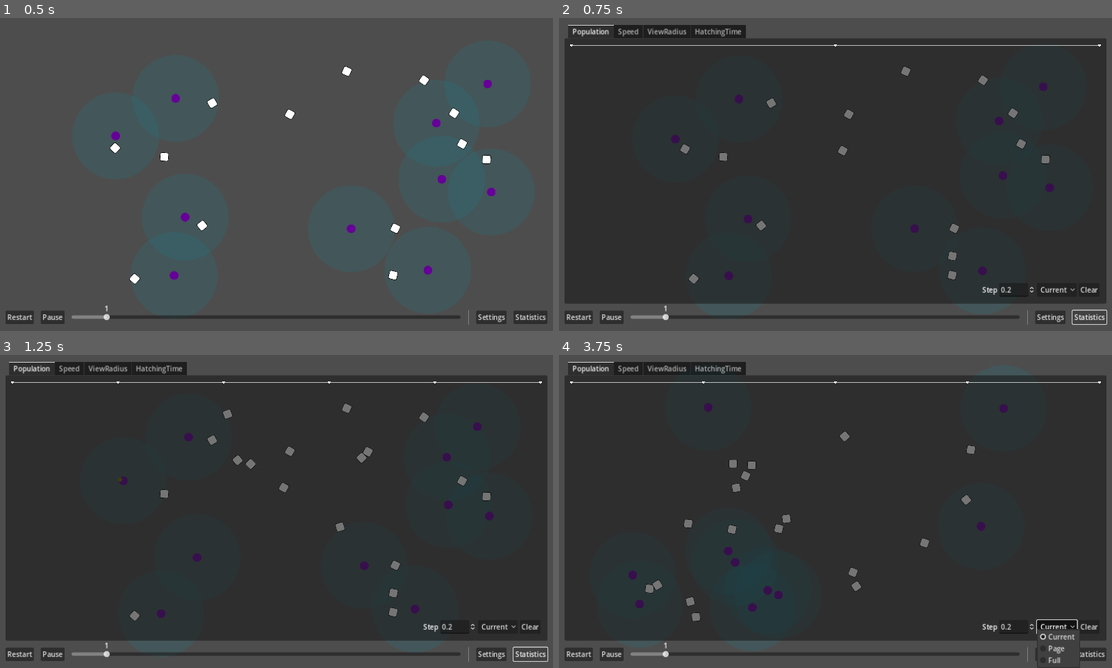
Above: before the commit, frames 1-4 (two rows, left to right).
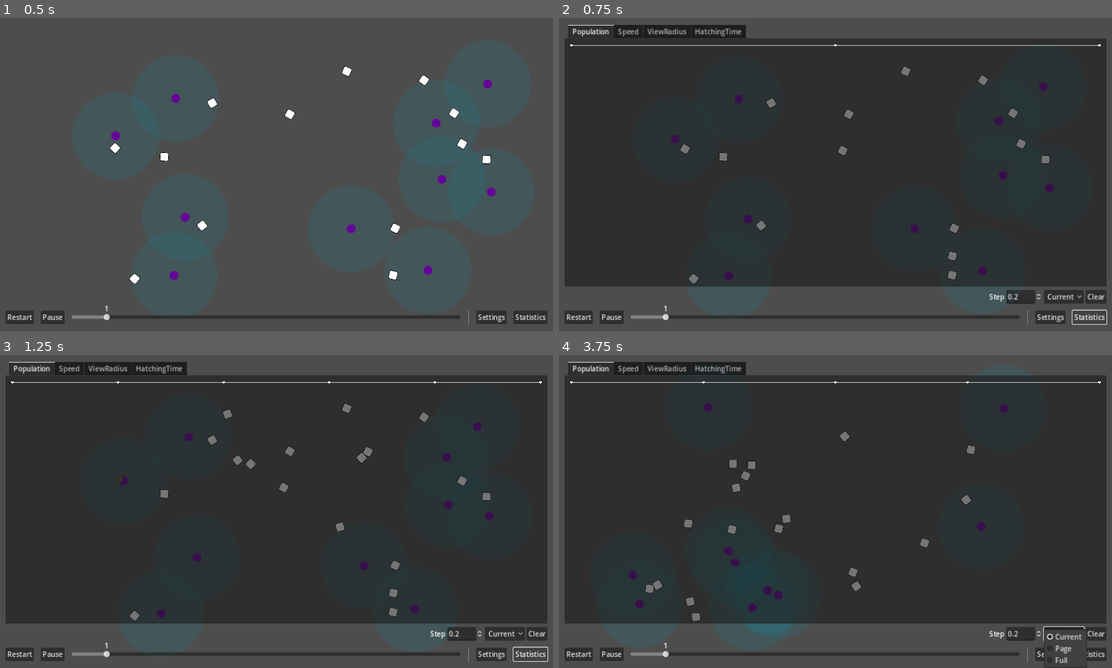
Above: after the commit, the same moments.

Repository: wivest/Natural-Selection
Game: Godot game, scene res://main.tscn
Same seed, same stepped clock (60 frames per second), same inputs: the game is played once before the commit and once after it.
Inputs:
- Up to frame 1 (0.5 s): no input
- Up to frame 2 (0.75 s): click "Statistics" at 0.5 s
- Up to frame 3 (1.25 s): no input
- Up to frame 4 (3.75 s): click "Restart" at 1.25 s; click "Restart" at 2 s; click "Restart" at 2.75 s; click "Current" at 3.5 s

Frame 1 is identical in both runs. In frame 2, 4.7% of the frame differs, in the area x 1-99%, y 85-92%; in frame 3, 4.7%; in frame 4, 4.9%, in the area x 1-99%, y 84-100%.

Commit message:
refactor: make parameters common for all scenes

Diff:
--- a/ui/tabs/statistics/statistics.tscn
+++ b/ui/tabs/statistics/statistics.tscn
@@ -19,34 +19,33 @@
 [sub_resource type="Resource" id="Resource_13tpy"]
 script = ExtResource("6_uwi8f")
 
-[node name="Statistics" type="TabContainer"]
+[node name="Statistics" type="VBoxContainer"]
 anchors_preset = 15
 anchor_right = 1.0
 anchor_bottom = 1.0
 grow_horizontal = 2
 grow_vertical = 2
+theme_override_constants/separation = 8
 
-[node name="Population" type="MarginContainer" parent="."]
+[node name="Tabs" type="TabContainer" parent="."]
+layout_mode = 2
+size_flags_vertical = 3
+
+[node name="Population" type="MarginContainer" parent="Tabs"]
 layout_mode = 2
 theme_override_constants/margin_left = 16
 theme_override_constants/margin_top = 16
 theme_override_constants/margin_right = 16
 theme_override_constants/margin_bottom = 16
 
-[node name="VBoxContainer" type="VBoxContainer" parent="Population"]
-layout_mode = 2
-
-[node name="Chart" type="Control" parent="Population/VBoxContainer" node_paths=PackedStringArray("parameters")]
+[node name="Chart" type="Control" parent="Tabs/Population" node_paths=PackedStringArray("parameters")]
 layout_mode = 2
 size_flags_vertical = 3
 script = ExtResource("1_3uxui")
 getter = SubResource("Resource_xb0yr")
-parameters = NodePath("../Parameters")
+parameters = NodePath("../../../Parameters")
 
-[node name="Parameters" parent="Population/VBoxContainer" instance=ExtResource("3_eb8hw")]
-layout_mode = 2
-
-[node name="Speed" type="MarginContainer" parent="."]
+[node name="Speed" type="MarginContainer" parent="Tabs"]
 visible = false
 layout_mode = 2
 theme_override_constants/margin_left = 16
@@ -54,24 +53,14 @@
 theme_override_constants/margin_right = 16
 theme_override_constants/margin_bottom = 16
 
-[node name="VBoxContainer" type="VBoxContainer" parent="Speed"]
-layout_mode = 2
-
-[node name="Chart" type="Control" parent="Speed/VBoxContainer" node_paths=PackedStringArray("parameters")]
+[node name="Chart" type="Control" parent="Tabs/Speed" node_paths=PackedStringArray("parameters")]
 layout_mode = 2
 size_flags_vertical = 3
 script = ExtResource("1_3uxui")
 getter = SubResource("Resource_udqgt")
-parameters = NodePath("../../../Population/VBoxContainer/Parameters")
+parameters = NodePath("../../../Parameters")
 
-[node name="Parameters" parent="Speed/VBoxContainer" node_paths=PackedStringArray("step", "view_mode", "clear", "timer") instance=ExtResource("3_eb8hw")]
-layout_mode = 2
-step = NodePath("../../../Population/VBoxContainer/Parameters/Step")
-view_mode = NodePath("../../../Population/VBoxContainer/Parameters/ViewMode")
-clear = NodePath("../../../Population/VBoxContainer/Parameters/Clear")
-timer = NodePath("../../../Population/VBoxContainer/Parameters/StepTimer")
-
-[node name="ViewRadius" type="MarginContainer" parent="."]
+[node name="ViewRadius" type="MarginContainer" parent="Tabs"]
 visible = false
 layout_mode = 2
 theme_override_constants/margin_left = 16
@@ -79,24 +68,14 @@
 theme_override_constants/margin_right = 16
 theme_override_constants/margin_bottom = 16
 
-[node name="VBoxContainer" type="VBoxContainer" parent="ViewRadius"]
-layout_mode = 2
-
-[node name="Chart" type="Control" parent="ViewRadius/VBoxContainer" node_paths=PackedStringArray("parameters")]
+[node name="Chart" type="Control" parent="Tabs/ViewRadius" node_paths=PackedStringArray("parameters")]
 layout_mode = 2
 size_flags_vertical = 3
 script = ExtResource("1_3uxui")
 getter = SubResource("Resource_1ihg0")
-parameters = NodePath("../../../Population/VBoxContainer/Parameters")
+parameters = NodePath("../../../Parameters")
 
-[node name="Parameters" parent="ViewRadius/VBoxContainer" node_paths=PackedStringArray("step", "view_mode", "clear", "timer") instance=ExtResource("3_eb8hw")]
-layout_mode = 2
-step = NodePath("../../../Population/VBoxContainer/Parameters/Step")
-view_mode = NodePath("../../../Population/VBoxContainer/Parameters/ViewMode")
-clear = NodePath("../../../Population/VBoxContainer/Parameters/Clear")
-timer = NodePath("../../../Population/VBoxContainer/Parameters/StepTimer")
-
-[node name="HatchingTime" type="MarginContainer" parent="."]
+[node name="HatchingTime" type="MarginContainer" parent="Tabs"]
 visible = false
 layout_mode = 2
 theme_override_constants/margin_left = 16
@@ -104,19 +83,12 @@
 theme_override_constants/margin_right = 16
 theme_override_constants/margin_bottom = 16
 
-[node name="VBoxContainer" type="VBoxContainer" parent="HatchingTime"]
-layout_mode = 2
-
-[node name="Chart" type="Control" parent="HatchingTime/VBoxContainer" node_paths=PackedStringArray("parameters")]
+[node name="Chart" type="Control" parent="Tabs/HatchingTime" node_paths=PackedStringArray("parameters")]
 layout_mode = 2
 size_flags_vertical = 3
 script = ExtResource("1_3uxui")
 getter = SubResource("Resource_13tpy")
-parameters = NodePath("../../../Population/VBoxContainer/Parameters")
+parameters = NodePath("../../../Parameters")
 
-[node name="Parameters" parent="HatchingTime/VBoxContainer" node_paths=PackedStringArray("step", "view_mode", "clear", "timer") instance=ExtResource("3_eb8hw")]
+[node name="Parameters" parent="." instance=ExtResource("3_eb8hw")]
 layout_mode = 2
-step = NodePath("../../../Population/VBoxContainer/Parameters/Step")
-view_mode = NodePath("../../../Population/VBoxContainer/Parameters/ViewMode")
-clear = NodePath("../../../Population/VBoxContainer/Parameters/Clear")
-timer = NodePath("../../../Population/VBoxContainer/Parameters/StepTimer")
